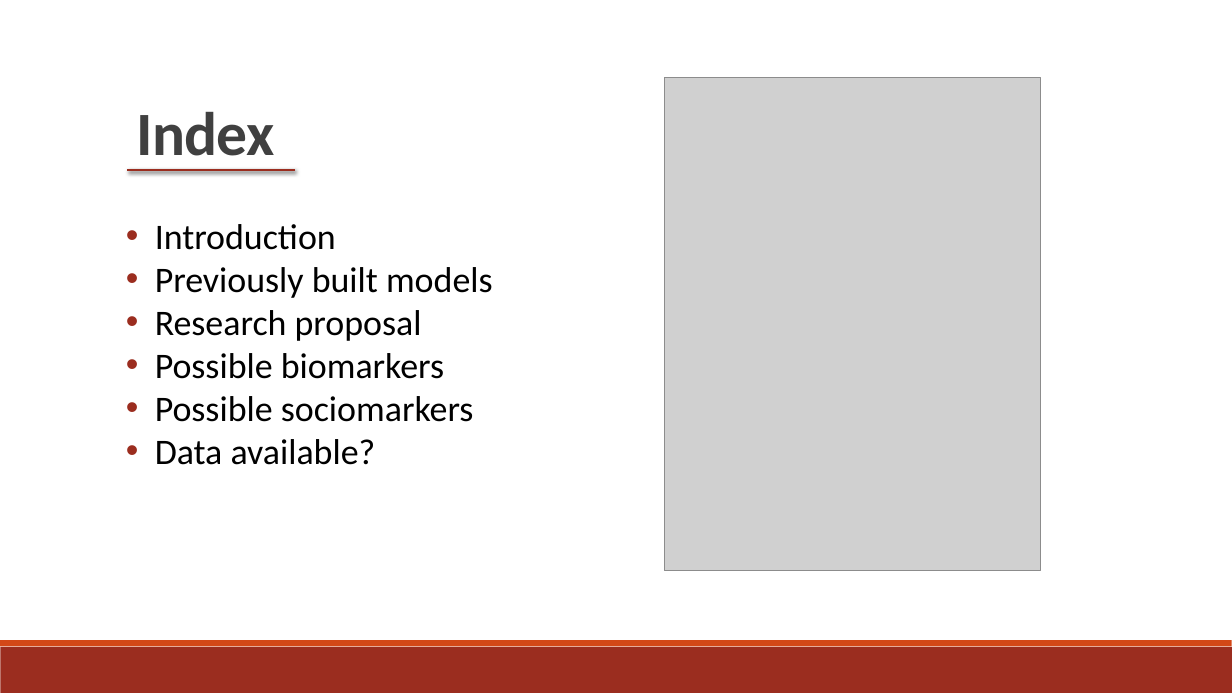
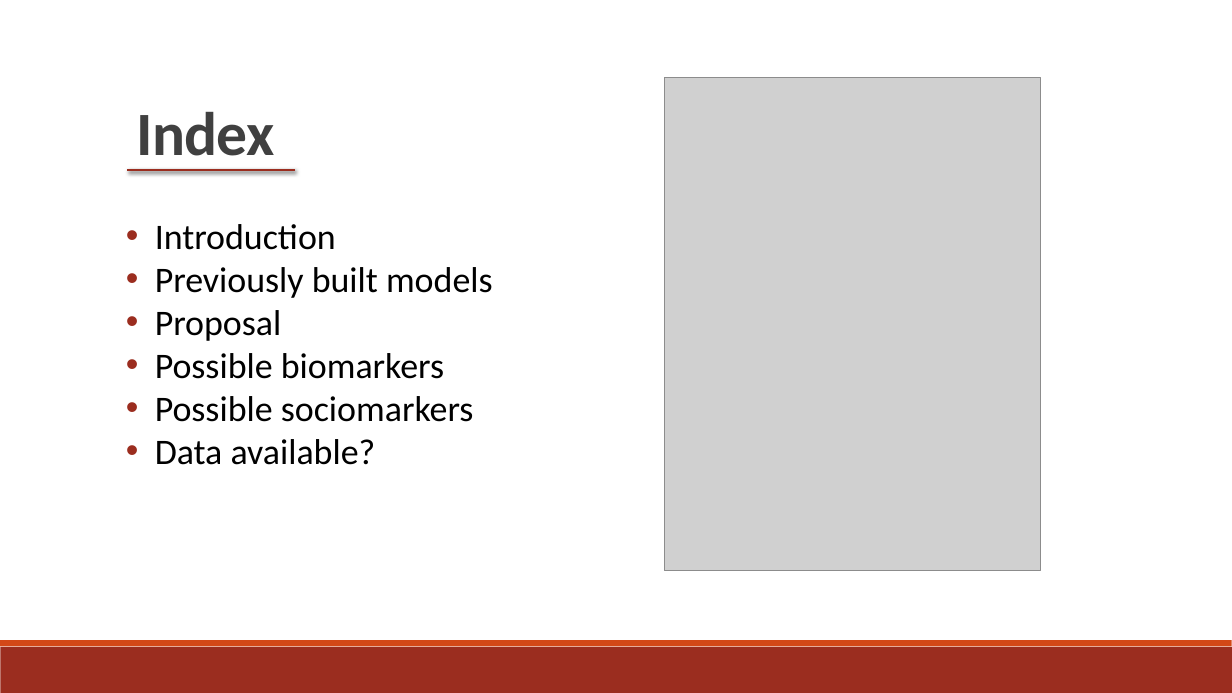
Before and after one commit to BenDickens/Brandwonden-Project-IAS, a slide deck: slide 2 of Notes and Primers/research proposal ppt.pptx. Drawn at 1232x693 pixels with LibreOffice and Linux fonts; fonts in the diff are those of the drawing; grey boxes stand for pictures. Boxes give left, top, right and bottom in pixels: in the first picture for what was removed or moved away, otherwise in the second. Text is boxed around its words. In the diff, an @@ line names an element or a change of style, - is before the commit and + after.

```diff
--- a/Notes and Primers/research proposal ppt.pptx
+++ b/Notes and Primers/research proposal ppt.pptx
@@ text at (155, 310, 282, 341): text changed @@
-• Research proposal
+• Proposal
```
Also in this commit, not shown: 5 other slides changed.
